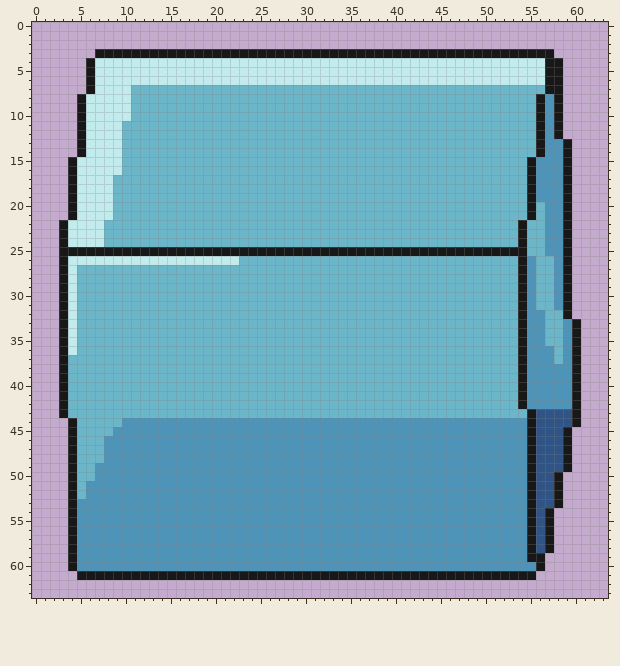
Edited in one commit: pixel-art file (Roguelike TBS/Assets/Sprites/Aseprite Files/GelatinousCubev4.ase). Above, as it was before the edit.
64x64 pixels, 1 frame.
Once edited:
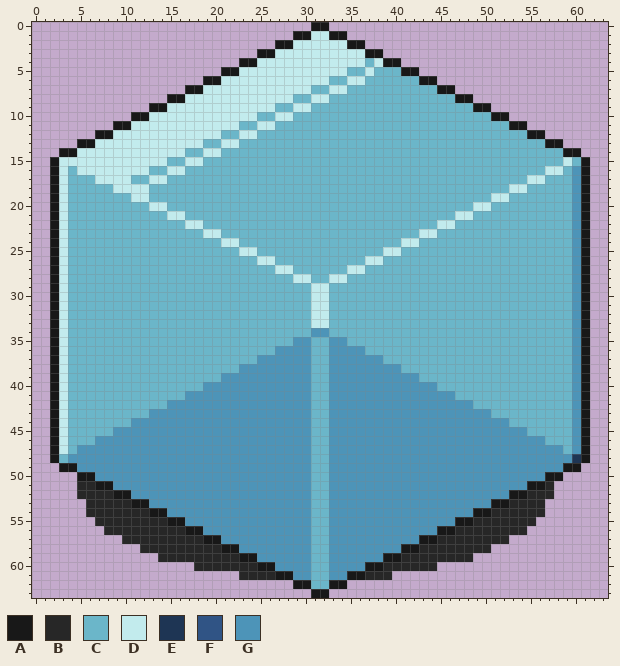
Palette (. is transparent): A #181818  B #272727  C #6bb6c9  D #c2ebed  E #1e3554  F #305485  G #4d94b8
The edit:
layer "Shadow" added
layer "Attempt 2" added
layer "Layer 1" removed
Changed rows in their new state; - is an unchanged pixel.
first column x 2:
 0 -----------------------------AA-----------------------------
 1 ---------------------------AADDAA---------------------------
 2 -------------------------AADDDDDDAA-------------------------
 3 -----..................--DDDDDDDDDD--...................----
 4 ----.................AA------------C-AA..................---
 5 ----...............AA------------CC-CCCAA................---
 6 ----.............AA------------CC--CCCCCCAA..............---
 7 ----...........AADDDDDDDDDDDD--DD----------AA............---
 8 ---..........AADDDDDDDDDDDD--DD--------------AA..........---
 9 ---........AADDDDDDDDDDDD--DD------------------AA........---
10 ---......AADDDDDDDDDDDD--DD----------------------AA......---
11 ---....AADDDDDDDDDDDD--DD--------------------------AA....---
12 ---..AA-DDDDDDDDDDD--DD------------------------------A-..---
13 ----A---DDDDDDDDD--DD---------------------------------CAA.--
14 -AAD----DDDDDDD--DD-----------------------------------CCC-A-
15 ADD-----DDDDD--DD------------------------------------CCCCDCA
16 ADC-----DDD--DD--------------------------------------CCDDCGA
17 ADCCC--DD--DD----------------------------------------DDCCCGA
18 ADCCCCCDDDD----------------------------------------DDCCCCCGA
19 ADCCCCC--DD--------------------------------------DD--CCCCCGA
20 ADCCCCC----DD----------------------------------DD----C-CCCGA
21 ADCCCCC------DD------------------------------DD------C-CCCGA
22 ADCCCC---------DD--------------------------DD-------C--CCCGA
23 ADCCCC-----------DD----------------------DD---------C--CCCGA
24 ADCCCC-------------DD------------------DD-----------C--CCCGA
25 ADCCCCCCCCCCCCCCCCCCCDDCCCCCCCCCCCCCCDDCCCCCCCCCCCCCC--CCCGA
26 ADCCCCCCCCCCCCCCCCCCC--DD----------DD---------------CC--CCGA
27 ADC----------------------DD------DD-----------------CC--CCGA
28 ADC------------------------DD--DD-------------------CC--CCGA
29 ADC--------------------------DD---------------------CC--CCGA
30 ADC--------------------------DD---------------------CC--CCGA
31 ADC--------------------------DD---------------------CC--CCGA
32 ADC--------------------------DD---------------------CCC--CGA
33 ADC--------------------------DD---------------------CCC--CGA
34 ADC--------------------------GG---------------------CCC--CGA
35 ADC------------------------GG--GG-------------------CCC--CGA
36 ADC----------------------GGGG--GGGG-----------------CCCC-CGA
37 AD---------------------GGGGGG--GGGGGG---------------CCCC-CGA
38 AD-------------------GGGGGGGG--GGGGGGGG-------------CCCCCCGA
39 AD-----------------GGGGGGGGGG--GGGGGGGGGG-----------CCCCCCGA
40 AD---------------GGGGGGGGGGGG--GGGGGGGGGGGG---------CCCCCCGA
41 AD-------------GGGGGGGGGGGGGG--GGGGGGGGGGGGGG-------CCCCCCGA
42 AD-----------GGGGGGGGGGGGGGGG--GGGGGGGGGGGGGGGG-----CCCCCCGA
43 AD---------GGGGGGGGGGGGGGGGGG--GGGGGGGGGGGGGGGGGG----CCCCCGA
44 ADC-----C--------------------CC--------------------CCCCCCCGA
45 ADC--------------------------CC----------------------CCCCCGA
46 ADC--G-----------------------CC----------------------GGCCCGA
47 ADCGGG-----------------------CC----------------------GGGGCGA
48 ACGGGG-----------------------CC----------------------GGGGGEA
49 -A-GG------------------------CC----------------------GGGG-A-
50 --.AA------------------------CC----------------------GGA----
51 --.BBAA----------------------CC-----------------------AB.---
52 --.BBBBAA--------------------CC--------------------AABBB.---
53 --..BBBBBAA------------------CC------------------AABBBB..---
54 --..BBBBBBBAA----------------CC----------------AABBBBBB.----
55 --...BBBBBBBBAA--------------CC--------------AABBBBBBB..----
56 --....BBBBBBBBBAA------------CC------------AABBBBBBBB...----
57 --......BBBBBBBBBAA----------CC----------AABBBBBBBB.....----
58 --........BBBBBBBBBAA--------CC--------AABBBBBBBB.......----
59 --..........BBBBBBBBBAA------CC------AABBBBBBBB........-----
60 --..............BBBBBBBAA----CC----AABBBBBB............-----
61 ---..................BBBB--GGCCGG--BBB................------
62 ---------------------------AACCAA---------------------------
63 -----------------------------AA-----------------------------
Pixel boxes of the changes (left, top, right, bottom) in both pictures:
changed: (50, 22, 590, 598)
